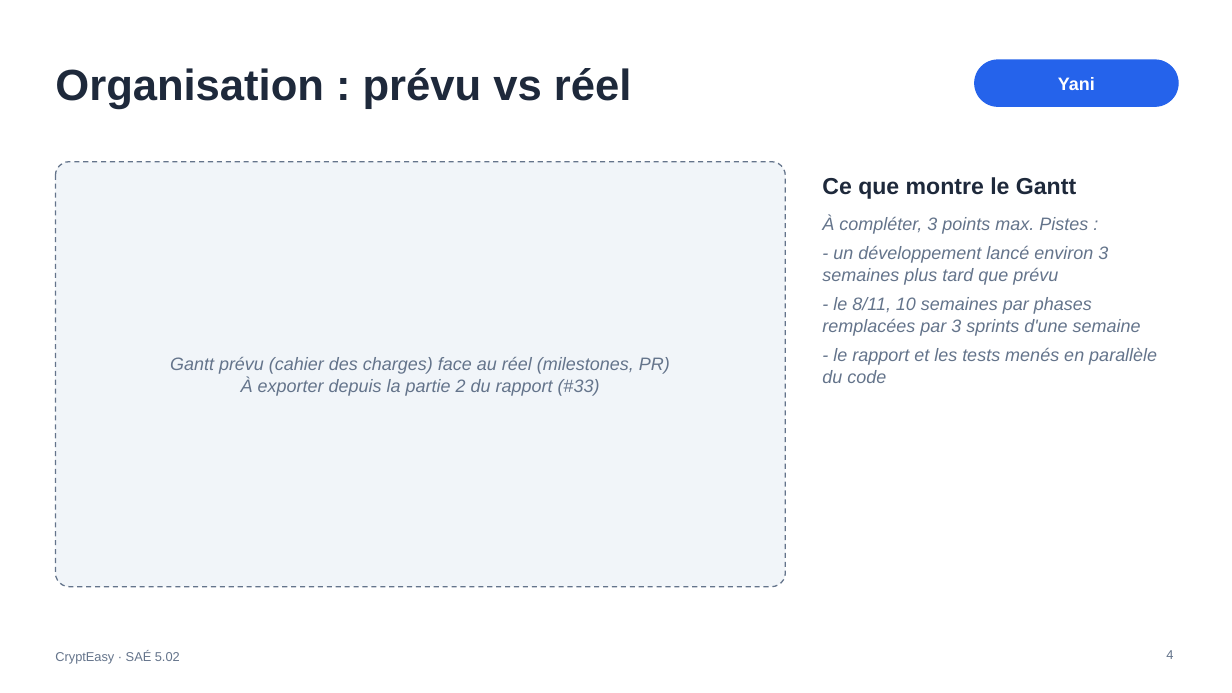
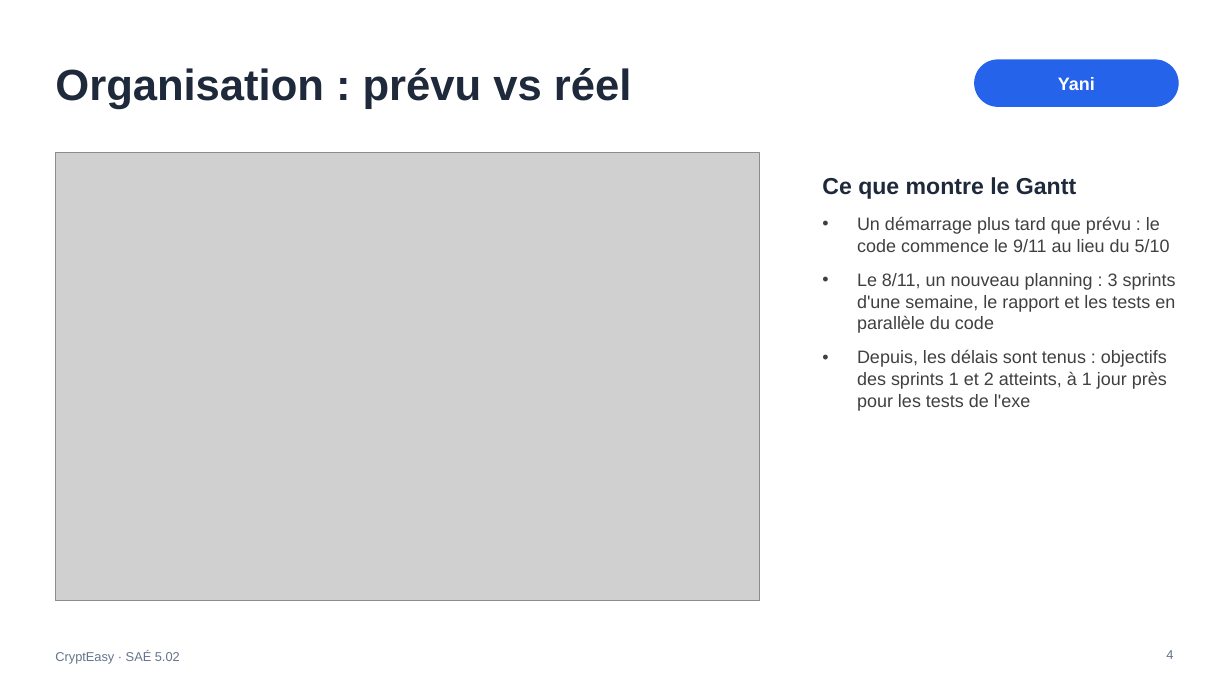
Before and after one commit to DiogoF-Hub/CryptEasy, a slide deck: slide 4 of docs/slides/CryptEasy_Soutenance_modele.pptx. Drawn at 1232x693 pixels with LibreOffice and Linux fonts; fonts in the diff are those of the drawing; grey boxes stand for pictures. Boxes give left, top, right and bottom in pixels: in the first picture for what was removed or moved away, otherwise in the second. Text is boxed around its words. In the diff, an @@ line names an element or a change of style, - is before the commit and + after.

Commit message:
docs: planned vs actual Gantt for the report (#33), slides updated (#35)

```diff
--- a/docs/slides/CryptEasy_Soutenance_modele.pptx
+++ b/docs/slides/CryptEasy_Soutenance_modele.pptx
@@ rounded rectangle removed at (55,162,786,587) @@
@@ picture added at (55,152,760,601) @@
@@ text at (857,216,1176,411): text changed; text colour #64748B to #404040; italic off @@
-À compléter, 3 points max. Pistes :
-- un développement lancé environ 3 semaines plus tard que prévu
-- le 8/11, 10 semaines par phases remplacées par 3 sprints d'une semaine
-- le rapport et les tests menés en parallèle du code
+• Un démarrage plus tard que prévu : le code commence le 9/11 au lieu du 5/10
+• Le 8/11, un nouveau planning : 3 sprints d'une semaine, le rapport et les tests en parallèle du code
+• Depuis, les délais sont tenus : objectifs des sprints 1 et 2 atteints, à 1 jour près pour les tests de l'exe
@@ text removed at (170,357,670,396) @@
-Gantt prévu (cahier des charges) face au réel (milestones, PR)
-À exporter depuis la partie 2 du rapport (#33)
```
Also in this commit, not shown: 1 other file.
